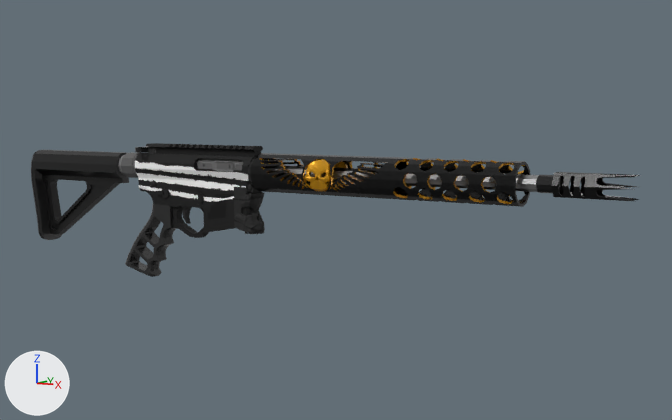
An edit to the Blender file Weapons/M5/AR 15.blend, drawn before and after from the same camera.
Camera for both pictures: a camera (50 mm lens) standing at (8.04, -11.0, 1.63) and looking at (0.89, 0.45, 0.16). The axes (+X, +Y, +Z) are drawn at lower left. The lights are the same throughout.

Names of what the first picture shows: 'BoltCarrier', 'CutoutPistolGrip', 'EagleHandGuard', 'LargeMuzzleBrake', 'LongBarrel', 'M5StandardStock', 'Receiver.001', 'SkeletonizedChargingHandle'.
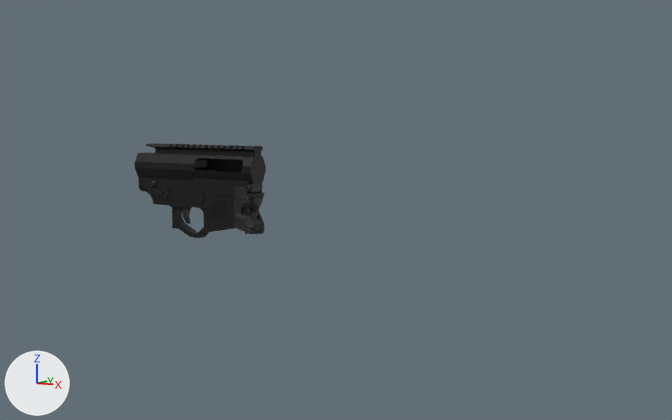
Edits to the bpy script that builds the scene:
```text
Add img_receiver_black_png:
    img_receiver_black_png = load_image('Receiver_Black.png', 'Skins/Receivers/Receiver_Black.png', 2048, 2048, 'sRGB')
Change mat_material:
    mat_material.texture: img_m5_receiver_usa_black_png -> img_receiver_black_png
    mat_material.roughness: 0.77 -> 0.555
Change ob_largemuzzlebrake:
    add ob_largemuzzlebrake.hide_render = True
Change ob_eaglehandguard:
    add ob_eaglehandguard.hide_render = True
Change ob_skeletonizedcharginghandle:
    add ob_skeletonizedcharginghandle.hide_render = True
Change ob_m5standardstock:
    add ob_m5standardstock.hide_render = True
Change ob_cutoutpistolgrip:
    add ob_cutoutpistolgrip.hide_render = True
Change ob_boltcarrier:
    add ob_boltcarrier.hide_render = True
Change ob_longbarrel:
    add ob_longbarrel.hide_render = True
```

Changed parts and their boxes [x1, y1, x2, y2] in the pictures (672 x 420 px):
'EagleHandGuard', hidden (black)
    before: [248, 153, 531, 207]
'Receiver.001', surface changed (white to black)
    both: [135, 144, 266, 229]
'M5StandardStock', hidden (black)
    before: [31, 150, 138, 240]
'CutoutPistolGrip', hidden (black)
    before: [125, 204, 176, 277]
'LargeMuzzleBrake', hidden
    before: [536, 172, 639, 201]
'LongBarrel', hidden
    before: [262, 165, 560, 192]
'BoltCarrier', hidden
    before: [197, 158, 243, 172]
'SkeletonizedChargingHandle', hidden
    before: [135, 146, 155, 153]
